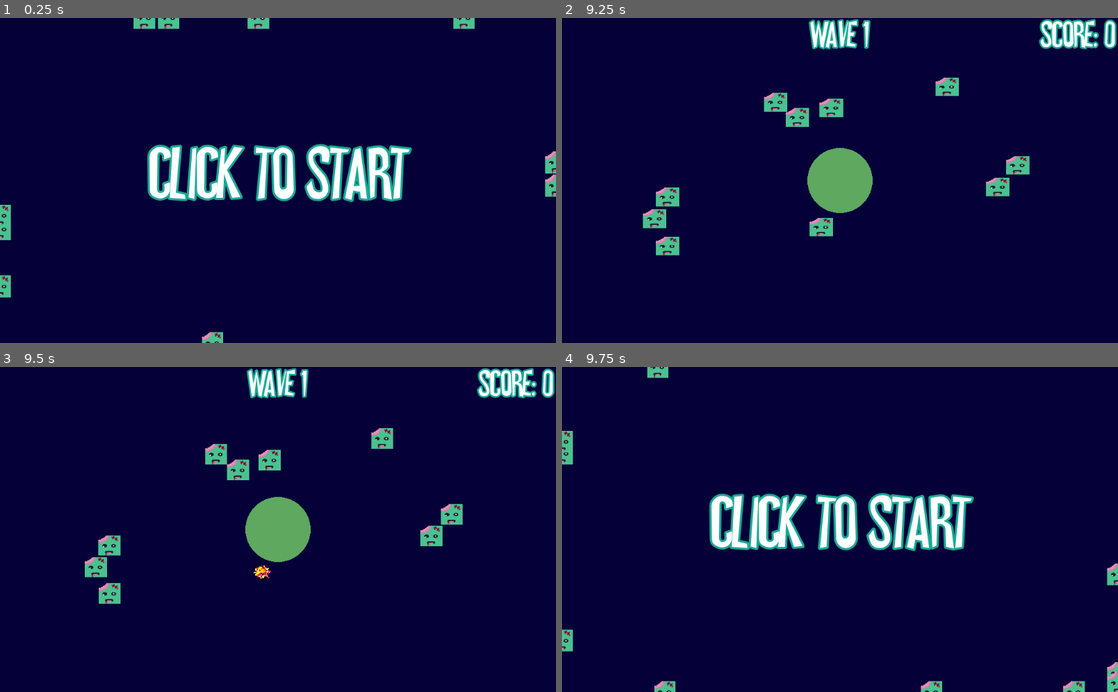
Above: before the commit, frames 1-4 (two rows, left to right).
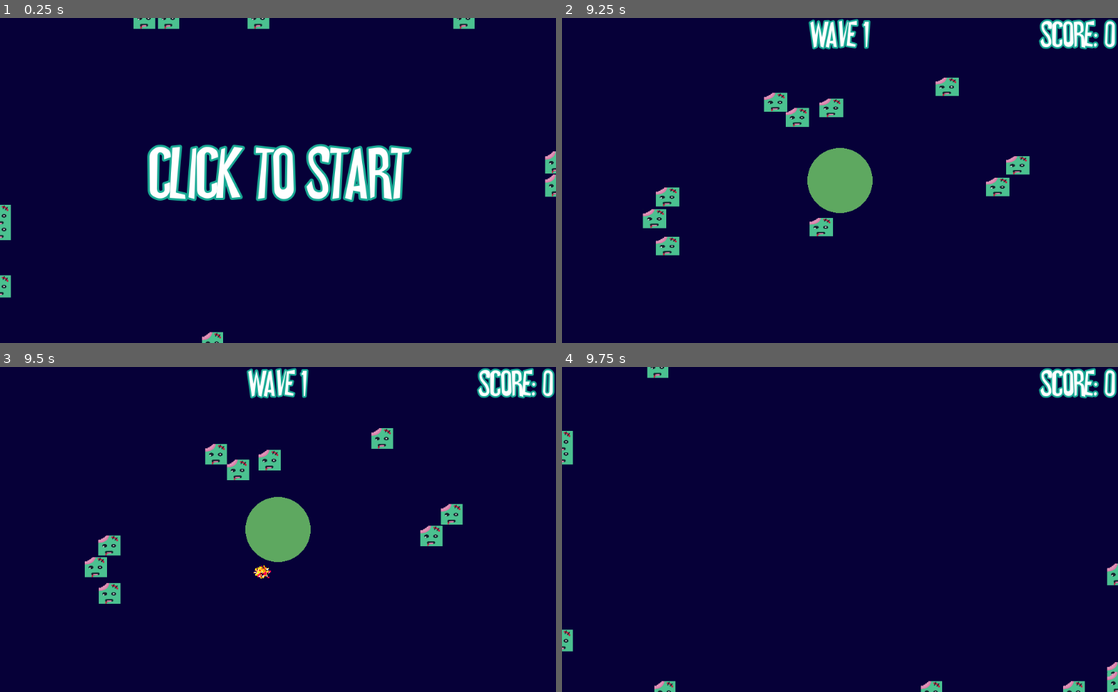
Above: after the commit, the same moments.

Repository: MrEliptik/voice_zombie
Game: Godot game, scene res://game.tscn
The game is run twice, just before and just after one commit, with the same random seed, the same clock (stepped at 60 frames per second) and the same inputs.
Inputs (mouse positions are in pixels of both pictures, inside the frame that each line leads up to):
- Up to frame 1 (0.25 s): no input
- Up to frame 2 (9.25 s): tap Enter (ui_accept) at 0.5, 0.77, 1.52, 3.02, 3.77, 4.52, 6.02, 6.77, 7.52, 9.02 s; move the mouse to (962, 164) at 0.52 s; click (962, 164) at 0.6 s; right-click (962, 164) at 0.8 s; move the mouse to (728, 196) at 1.27 s; right-click (728, 196) at 1.35 s; click (728, 196) at 1.55 s; move the mouse to (895, 109) at 2.02 s; click (895, 109) at 2.1 s; right-click (895, 109) at 2.3 s; move the mouse to (812, 245) at 2.77 s; right-click (812, 245) at 2.85 s; click (812, 245) at 3.05 s; move the mouse to (1006, 229) at 3.52 s; click (1006, 229) at 3.6 s; right-click (1006, 229) at 3.8 s; move the mouse to (673, 131) at 4.27 s; right-click (673, 131) at 4.35 s; click (673, 131) at 4.55 s; move the mouse to (867, 180) at 5.02 s; click (867, 180) at 5.1 s; right-click (867, 180) at 5.3 s; move the mouse to (756, 99) at 5.77 s; right-click (756, 99) at 5.85 s; click (756, 99) at 6.05 s; move the mouse to (962, 164) at 6.52 s; click (962, 164) at 6.6 s; right-click (962, 164) at 6.8 s; move the mouse to (728, 196) at 7.27 s; right-click (728, 196) at 7.35 s; click (728, 196) at 7.55 s; move the mouse to (895, 109) at 8.02 s; click (895, 109) at 8.1 s; right-click (895, 109) at 8.3 s; move the mouse to (812, 245) at 8.77 s; right-click (812, 245) at 8.85 s; click (812, 245) at 9.05 s
- Up to frame 3 (9.5 s): no input
- Up to frame 4 (9.75 s): move the mouse to (1006, 578) at 9.52 s; click (1006, 578) at 9.6 s

Frames 1-3 are identical in both runs. In frame 4, 6.8% of the frame differs, in the area x 26-100%, y 0-57%.

Commit message:
add autoload script for music

Diff:
--- /dev/null
+++ b/music.tscn
@@ -0,0 +1,11 @@
+[gd_scene load_steps=2 format=2]
+
+[ext_resource path="res://audio/music/spooky_ambiance.ogg" type="AudioStream" id=1]
+
+[node name="Music" type="Node2D"]
+
+[node name="AmbianceMusic" type="AudioStreamPlayer" parent="."]
+pause_mode = 2
+stream = ExtResource( 1 )
+volume_db = -17.505
+autoplay = true
--- a/project.godot
+++ b/project.godot
@@ -24,9 +24,26 @@
 
 enable_audio_input=true
 
+[autoload]
+
+music="*res://music.tscn"
+
 [debug]
 
 settings/stdout/print_fps=true
+
+[input]
+
+ui_left_click={
+"deadzone": 0.5,
+"events": [ Object(InputEventMouseButton,"resource_local_to_scene":false,"resource_name":"","device":0,"alt":false,"shift":false,"control":false,"meta":false,"command":false,"button_mask":0,"position":Vector2( 0, 0 ),"global_position":Vector2( 0, 0 ),"factor":1.0,"button_index":1,"pressed":false,"doubleclick":false,"script":null)
+ ]
+}
+ui_right_click={
+"deadzone": 0.5,
+"events": [ Object(InputEventMouseButton,"resource_local_to_scene":false,"resource_name":"","device":0,"alt":false,"shift":false,"control":false,"meta":false,"command":false,"button_mask":0,"position":Vector2( 0, 0 ),"global_position":Vector2( 0, 0 ),"factor":1.0,"button_index":2,"pressed":false,"doubleclick":false,"script":null)
+ ]
+}
 
 [rendering]
 
